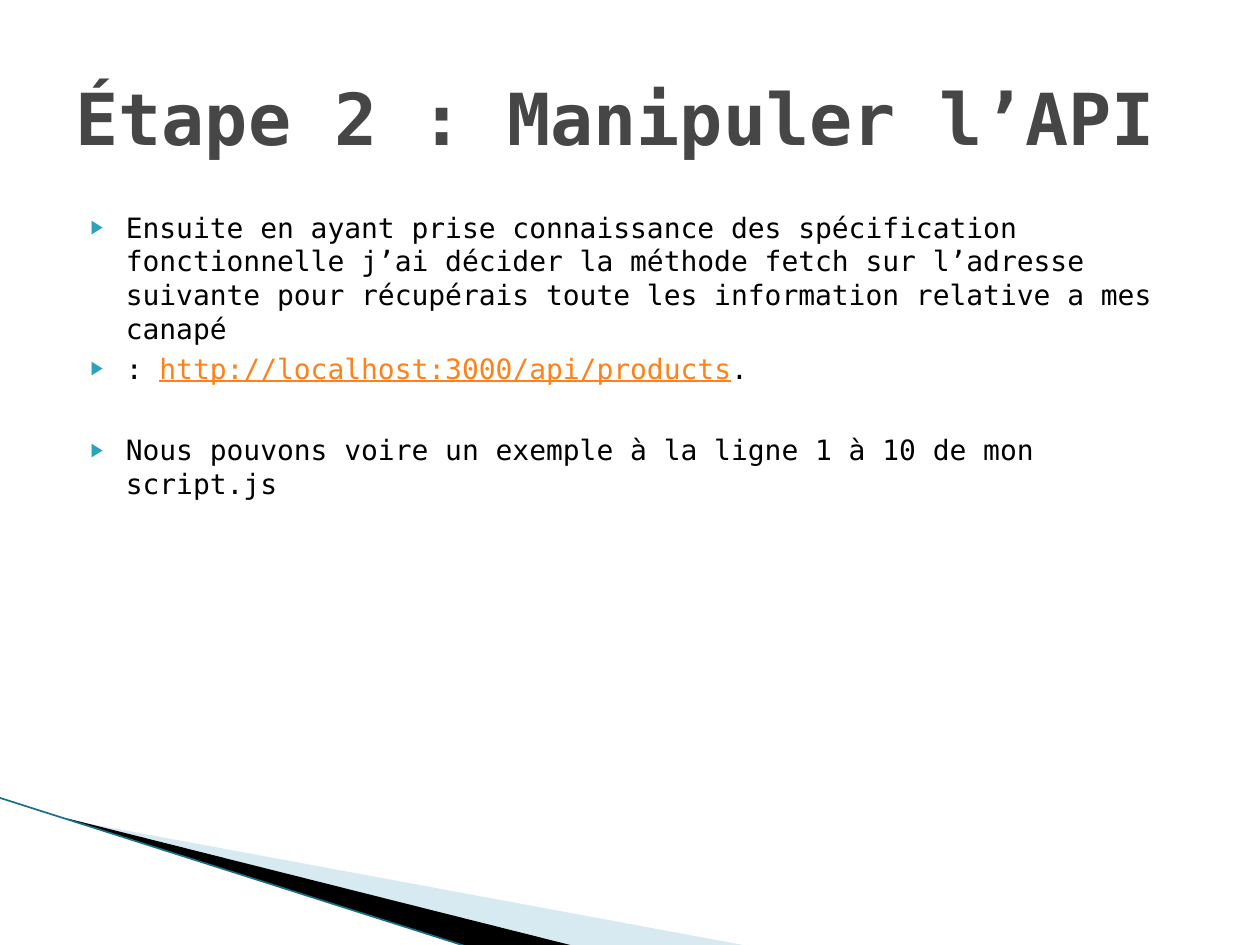
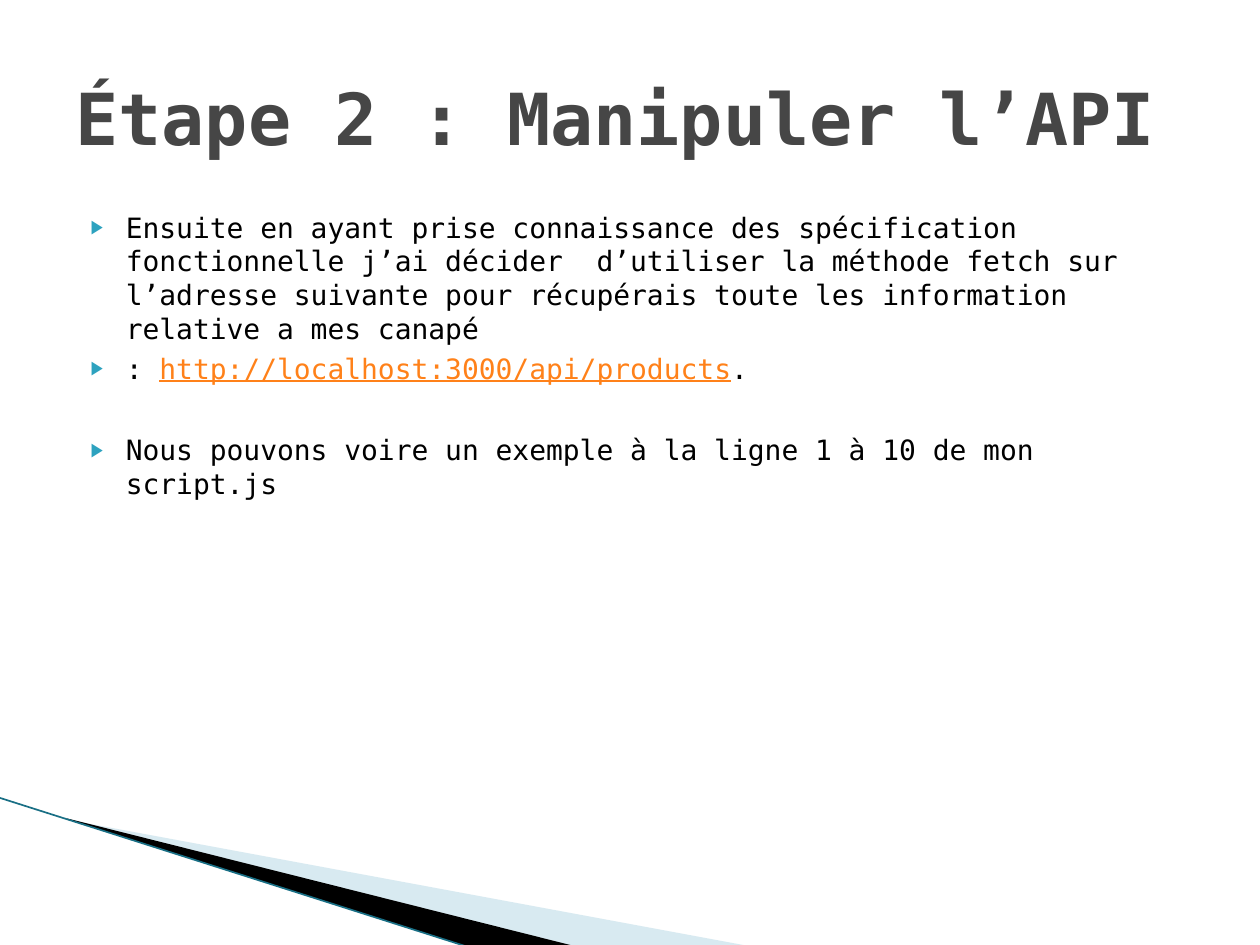
Before and after one commit to gwenaelgressier/GwenaelGressier_05_04042022, a slide deck: slide 4 of Nouveau Présentation Microsoft Office PowerPoint.pptx. Drawn at 1260x945 pixels with LibreOffice and Linux fonts; fonts in the diff are those of the drawing; background and template pictures are left out. Boxes give left, top, right and bottom in pixels: in the first picture for what was removed or moved away, otherwise in the second. Text is boxed around its words. In the diff, an @@ line names an element or a change of style, - is before the commit and + after.

```diff
--- a/Nouveau Présentation Microsoft Office PowerPoint.pptx
+++ b/Nouveau Présentation Microsoft Office PowerPoint.pptx
@@ text at bbox=[126, 215, 1117, 345]: text changed @@
-▶ Ensuite en ayant prise connaissance des spécification fonctionnelle j’ai décider la méthode fetch sur l’adresse suivante pour récupérais toute les information relative a mes canapé
+▶ Ensuite en ayant prise connaissance des spécification fonctionnelle j’ai décider d’utiliser la méthode fetch sur l’adresse suivante pour récupérais toute les information relative a mes canapé
```
Also in this commit, not shown: 4 other slides changed, 3 other files.
